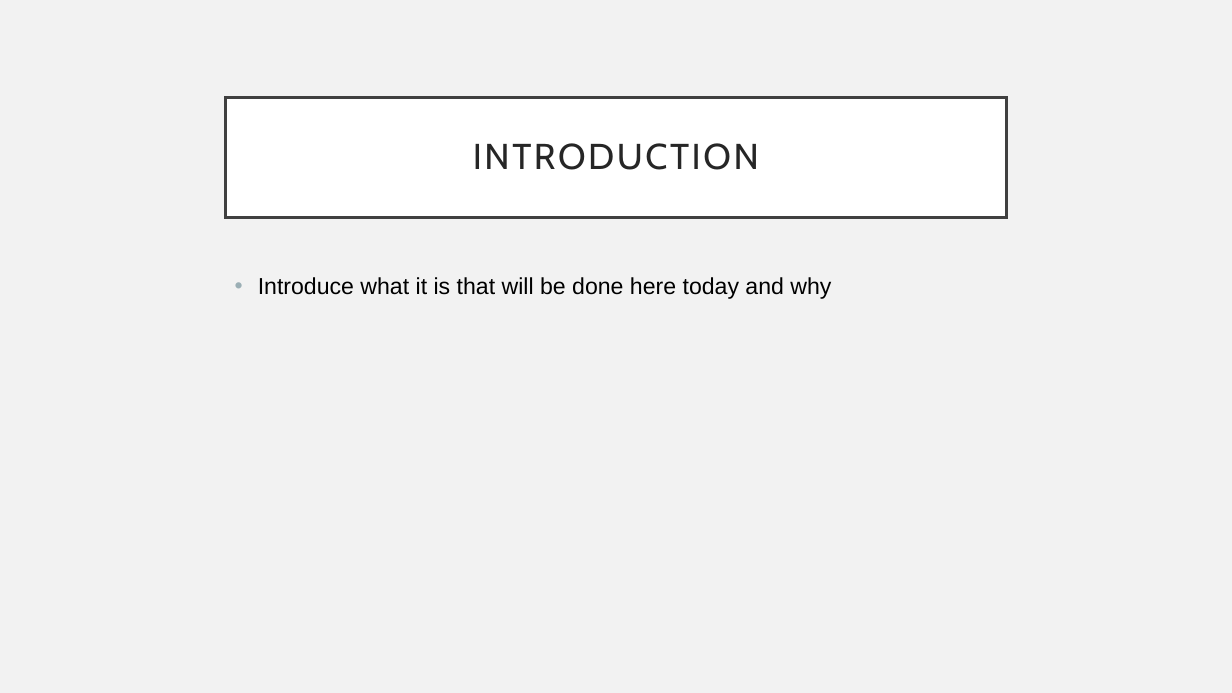
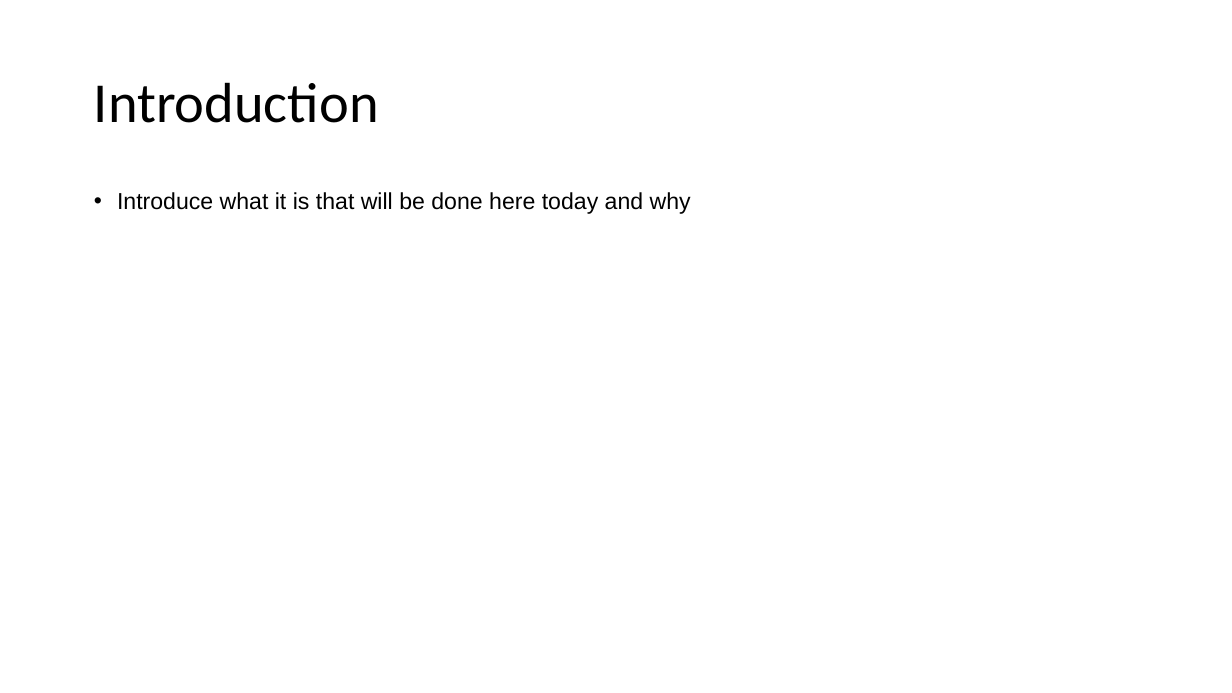
Before and after one commit to mathisme/ThinkfulDSFinalCapstone, a slide deck: slide 3 of PresentationTemplate.pptx. Drawn at 1232x693 pixels with LibreOffice and Linux fonts; fonts in the diff are those of the drawing. Boxes give left, top, right and bottom in pixels: in the first picture for what was removed or moved away, otherwise in the second. Text is boxed around its words. In the diff, an @@ line names an element or a change of style, - is before the commit and + after.

```diff
--- a/PresentationTemplate.pptx
+++ b/PresentationTemplate.pptx
@@ background #F2F2F2 to #FFFFFF @@
@@ title "Introduction": place and size @@
-title "Introduction" at bbox=[226, 97, 1006, 217]
+title "Introduction" at bbox=[94, 82, 379, 123]
@@ title "Introduction" at bbox=[94, 82, 379, 123]: fill #FFFFFF to none; outline #404040 2.5 pt to none @@
@@ title at bbox=[94, 82, 379, 123]: text changed; size 28 to 44 pt; font Cabin to Calibri; text colour #262626 to #000000 @@
-INTRODUCTION
+Introduction
@@ text "Introduce what it is that ...": place and size @@
-text "Introduce what it is that ..." at bbox=[258, 277, 831, 299]
+text "Introduce what it is that ..." at bbox=[117, 192, 691, 214]
@@ text "Introduce what it is that ..." at bbox=[117, 192, 691, 214]: line spacing 1 to 0.9 @@
```
Also in this commit, not shown: 12 other slides changed, 1 other file.
